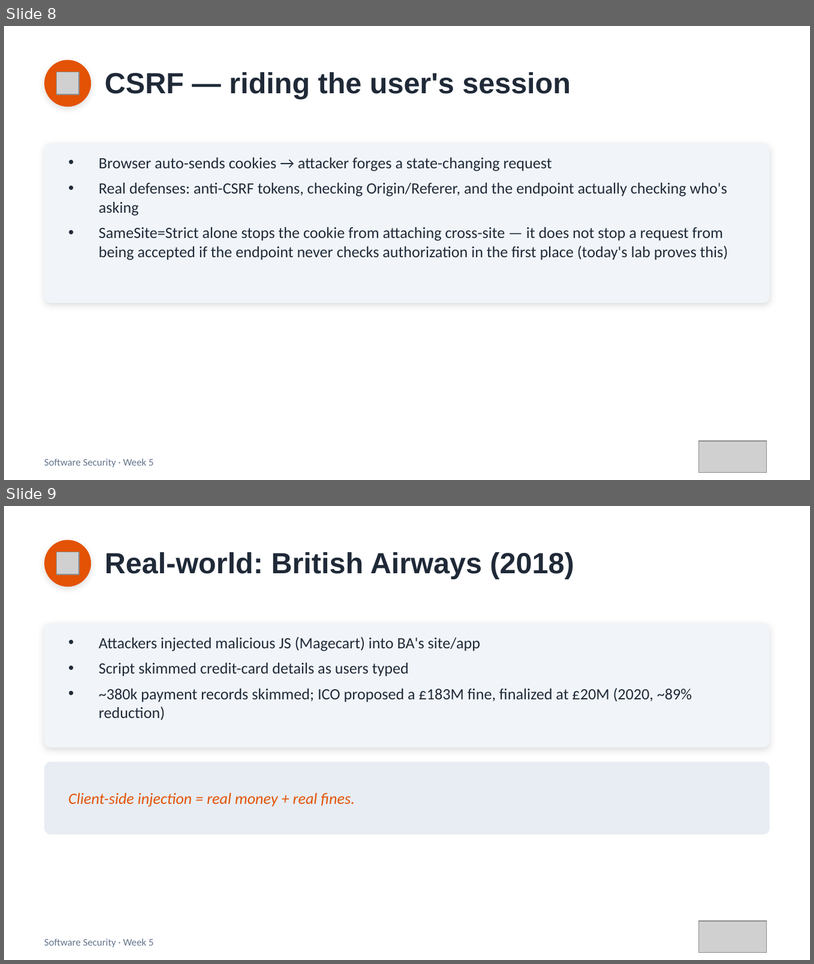
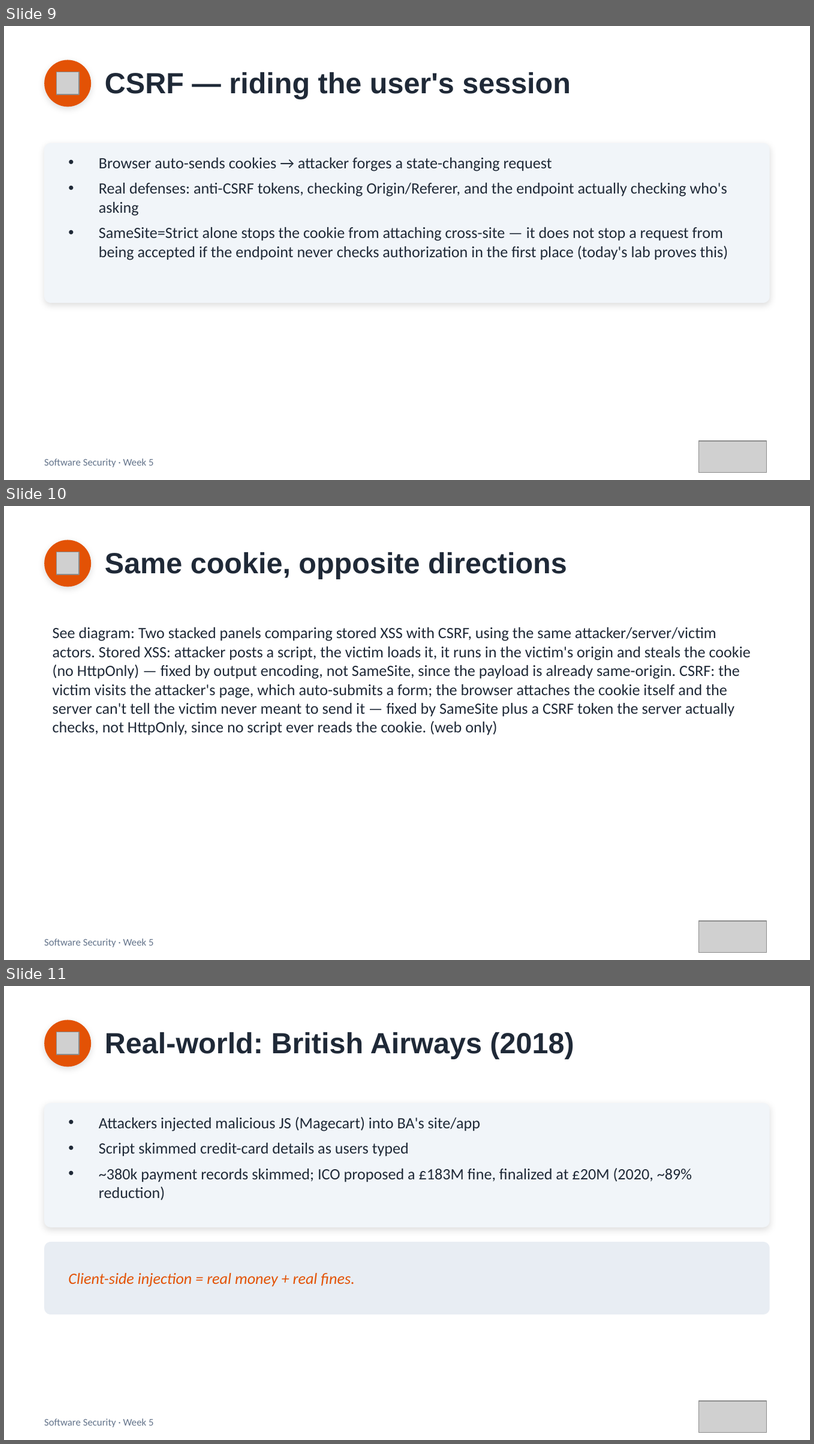
Before and after one commit to 6531503085Sutapat/software-security, a slide deck: slides/pptx/week05.pptx. Shown one above the other, each under a label of ours: slides 8 and 9 before the commit, slides 9, 10 and 11 after it. The pictures are 814x964 and 814x1444 pixels, drawn with LibreOffice and Linux fonts; fonts in the diff are those of the drawing; grey boxes stand for pictures. Boxes give left, top, right and bottom in pixels: in the first picture for what was removed or moved away, otherwise in the second. Text is boxed around its words. In the diff, an @@ line names an element or a change of style, - is before the commit and + after.

```diff
--- a/slides/pptx/week05.pptx
+++ b/slides/pptx/week05.pptx
@@ slide 10 added at <box>4,506,810,960</box>, background #FFFFFF @@
@@ ellipse added at <box>44,540,91,586</box>, fill #E35205 @@
@@ picture added at <box>56,552,79,574</box> @@
@@ text added at <box>105,552,567,579</box>, 26 pt, text #1F2937, bold @@
+Same cookie, opposite directions
@@ text added at <box>53,627,751,735</box>, 14 pt, text #1F2937 @@
+See diagram: Two stacked panels comparing stored XSS with CSRF, using the same attacker/server/victim actors. Stored XSS: attacker posts a script, the victim loads it, it runs in the victim's origin and steals the cookie (no HttpOnly) — fixed by output encoding, not SameSite, since the payload is already same-origin. CSRF: the victim visits the attacker's page, which auto-submits a form; the browser attaches the cookie itself and the server can't tell the victim never meant to send it — fixed by SameSite plus a CSRF token the server actually checks, not HttpOnly, since no script ever reads the cookie. (web only)
@@ picture added at <box>699,921,767,952</box> @@
@@ text added at <box>44,938,154,947</box>, 9 pt, text #64748B @@
+Software Security · Week 5
@@ what was slide 8 is now slide 9 @@
@@ what was slide 9 is now slide 11 @@
```
Also in this commit, not shown: 1 other slide added, 9 other files.
